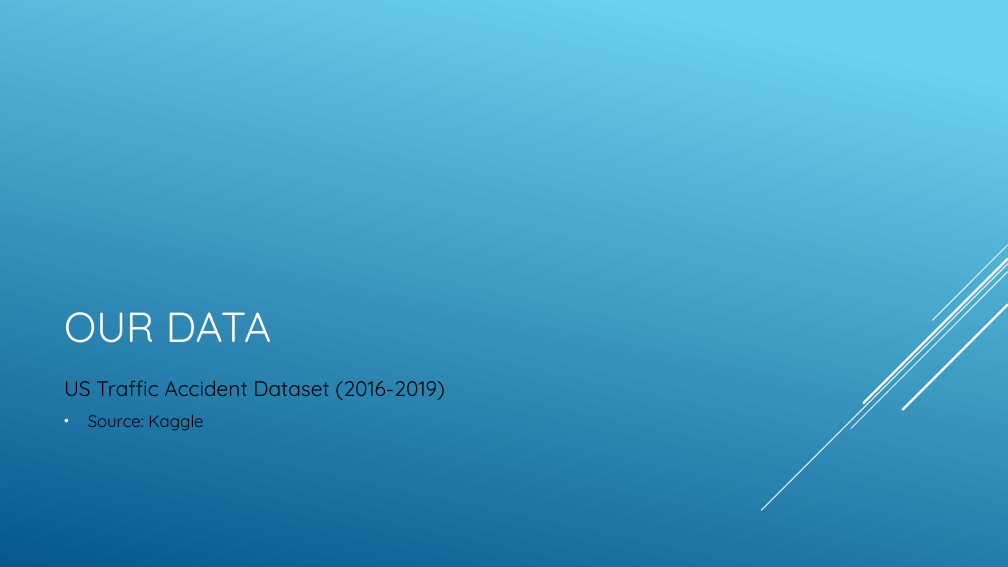
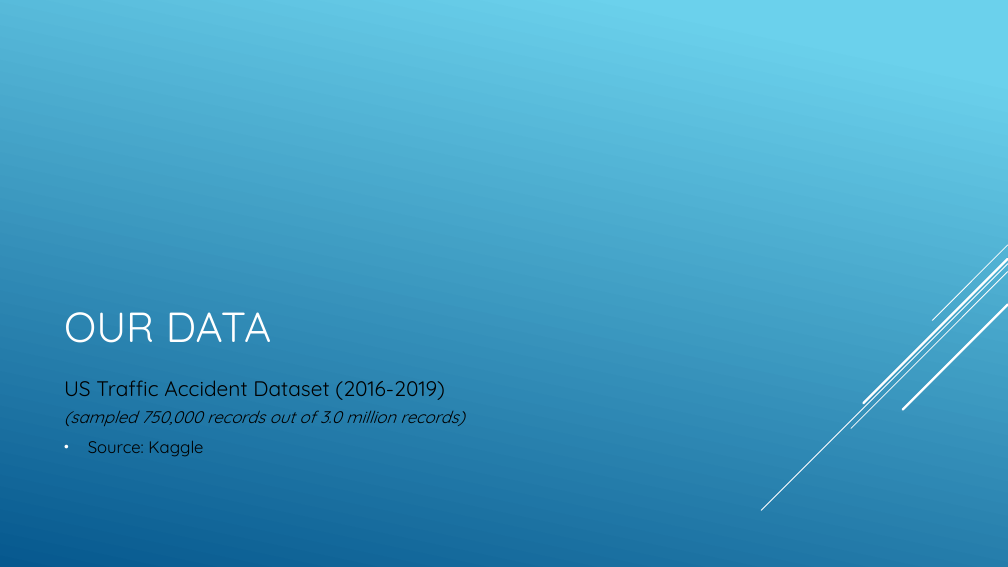
Before and after one commit to jyoo18/csc369FinalProject, a slide deck: slide 2 of slides.pptx. Drawn at 1008x567 pixels with LibreOffice and Linux fonts; fonts in the diff are those of the drawing. Boxes give left, top, right and bottom in pixels: in the first picture for what was removed or moved away, otherwise in the second. Text is boxed around its words. In the diff, an @@ line names an element or a change of style, - is before the commit and + after.

Commit message:
added q3 slides

```diff
--- a/slides.pptx
+++ b/slides.pptx
@@ text at bbox=[64, 410, 464, 426]: paragraph added @@
+(sampled 750,000 records out of 3.0 million records)
```
Also in this commit, not shown: 1 other slide changed, 7 slides added, 1 slide removed.
